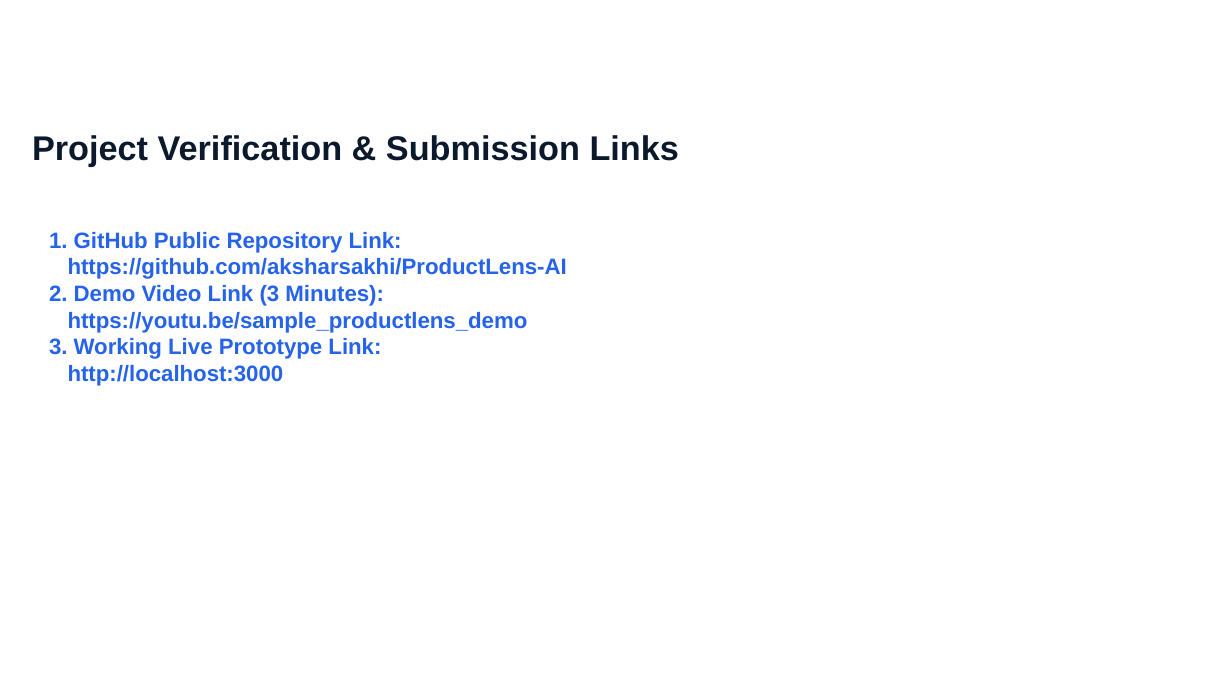
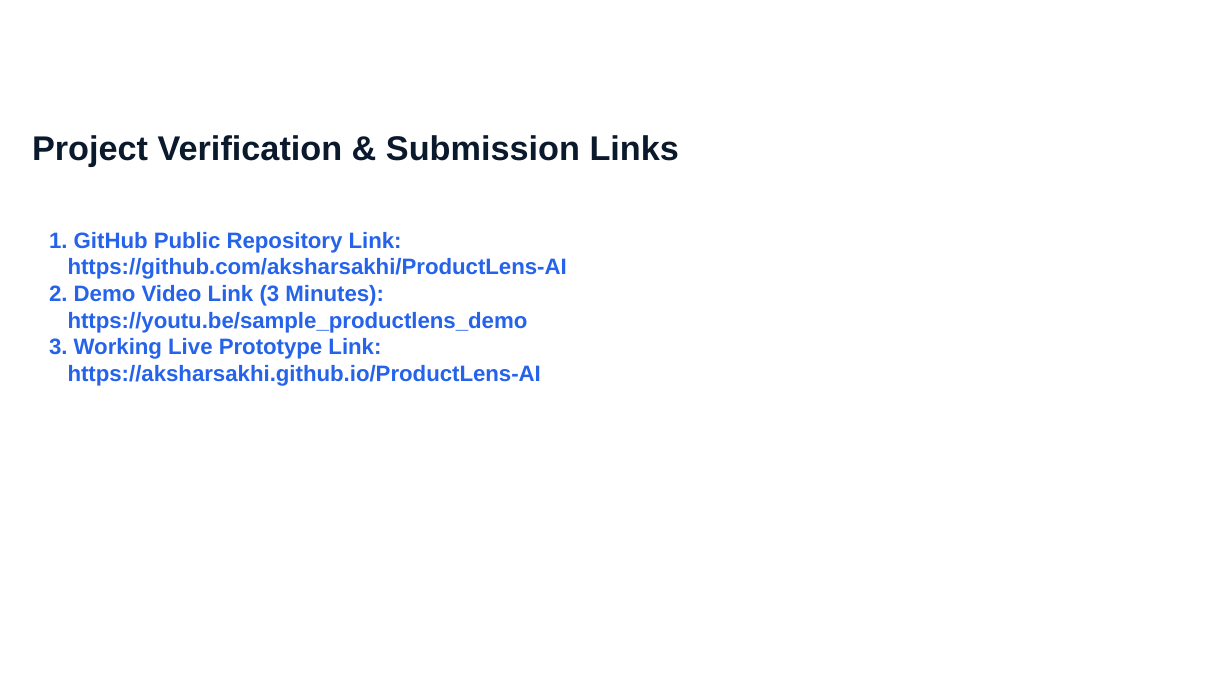
Before and after one commit to aksharsakhi/ProductLens-AI, a slide deck: slide 14 of [EXT] UniHack-Protoype Template .pptx. Drawn at 1232x693 pixels with LibreOffice and Linux fonts; fonts in the diff are those of the drawing; background and template pictures are left out. Boxes give left, top, right and bottom in pixels: in the first picture for what was removed or moved away, otherwise in the second. Text is boxed around its words. In the diff, an @@ line names an element or a change of style, - is before the commit and + after.

```diff
--- a/[EXT] UniHack-Protoype Template .pptx
+++ b/[EXT] UniHack-Protoype Template .pptx
@@ text at (x1=49, y1=338, x2=541, y2=386): text changed @@
-3. Working Live Prototype Link:
-http://localhost:3000
+3. Working Live Prototype Link:
+https://aksharsakhi.github.io/ProductLens-AI
```
Also in this commit, not shown: 6 other files.
